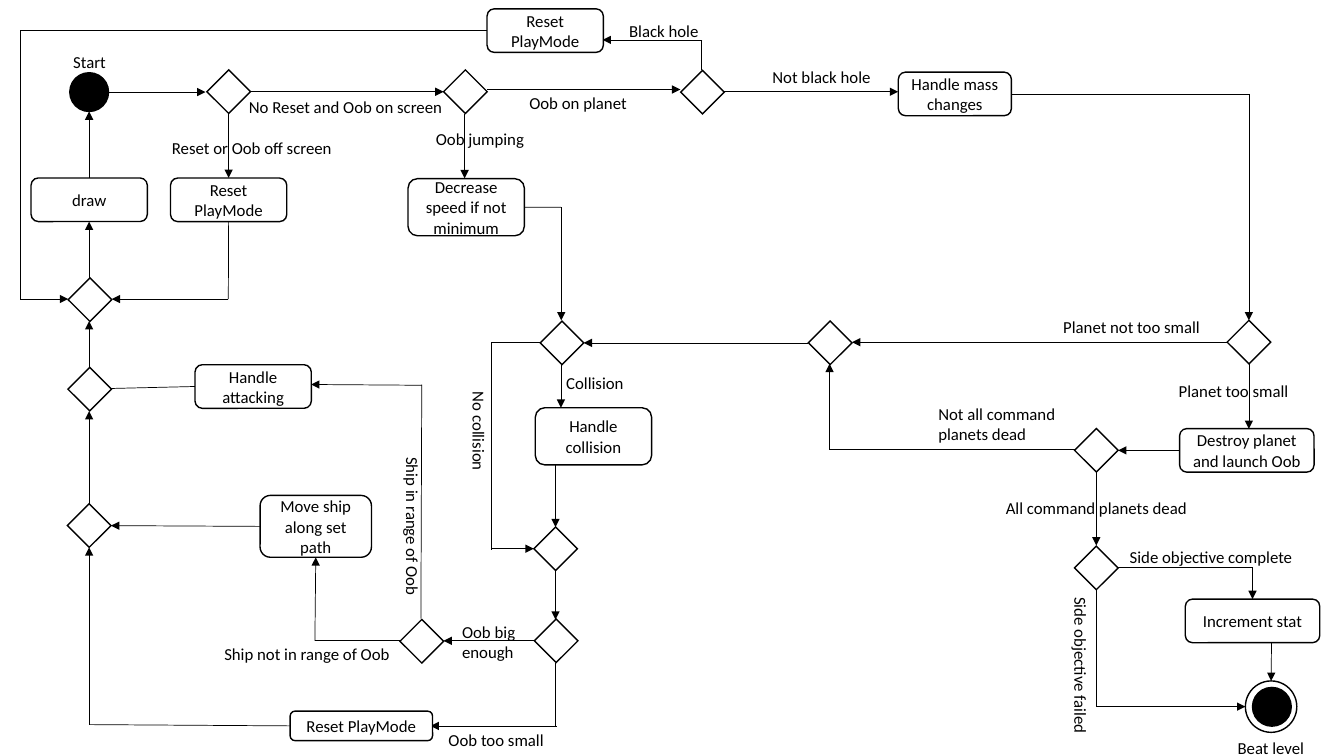
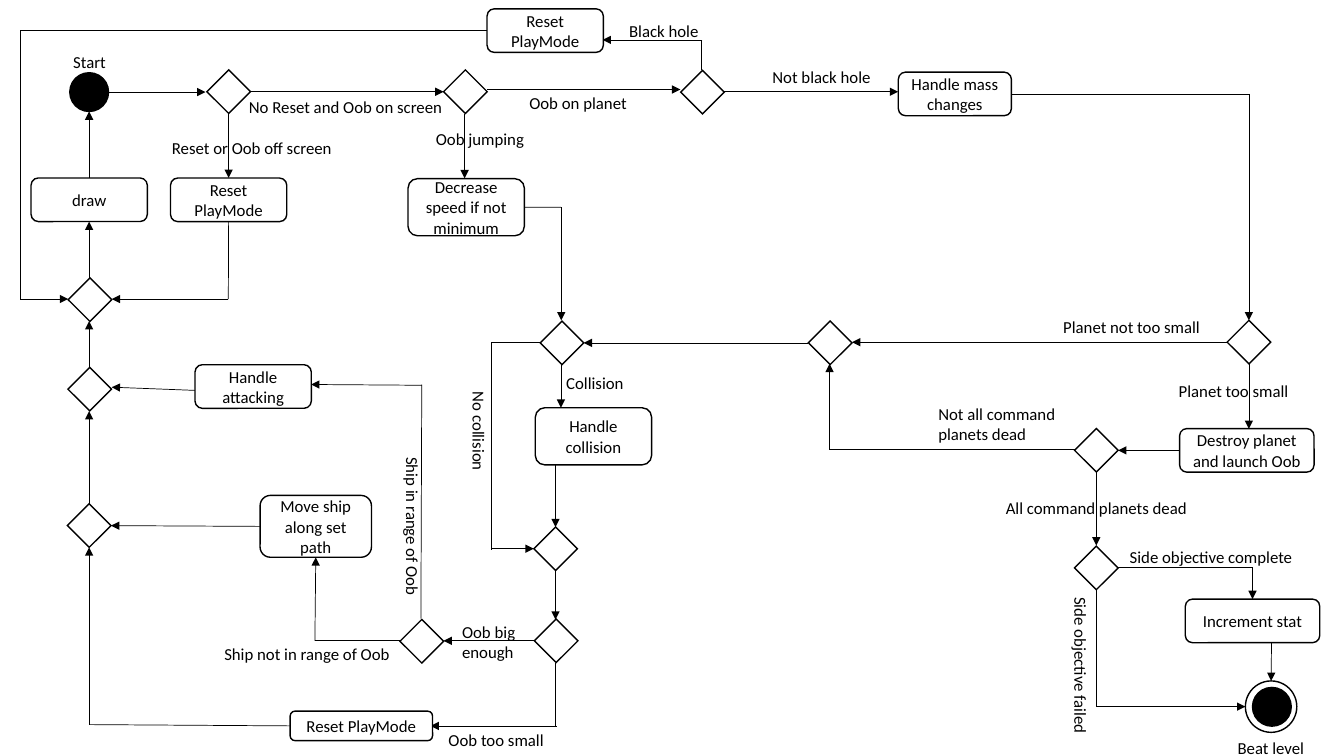
Before and after one commit to bs672/TBFO-VideoGame, a slide deck: slide 2 of Technical Prototype/Diagrams.pptx. Drawn at 1344x756 pixels with LibreOffice and Linux fonts; fonts in the diff are those of the drawing. Boxes give left, top, right and bottom in pixels: in the first picture for what was removed or moved away, otherwise in the second. Text is boxed around its words. In the diff, an @@ line names an element or a change of style, - is before the commit and + after.

```diff
--- a/Technical Prototype/Diagrams.pptx
+++ b/Technical Prototype/Diagrams.pptx
@@ line moved from (195, 386) - (89, 389) to (195, 390) - (112, 387) @@
@@ line (195, 390) - (112, 387): line to arrow @@
```
Also in this commit, not shown: 1 other slide changed, 4 other files.
